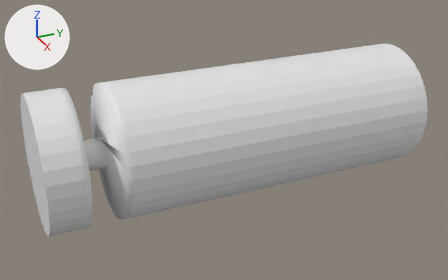
The FBX model assets/newPlayer.fbx as it was, and as the next commit left it.
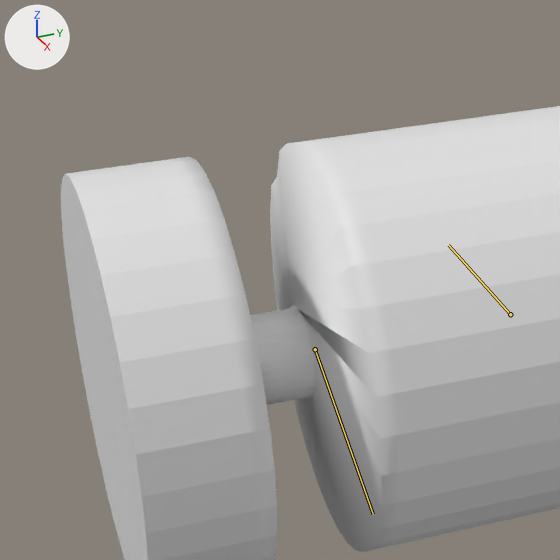
There are two pictures of each version: one whole from a 50 mm camera at (0.0404, -0.0338, 0.0194) aimed at (0.0001, -0.0157, -0.0007), one close up on the part from 0% to 42% of the width and 13% to 79% of the height. Every picture has the same lights, and +X, +Y and +Z are marked at upper left. Both versions are drawn at frame 2 of the action 'Default Take'; the numbers are the values there. The bones that bend it are drawn over the model as lines in the close-ups.
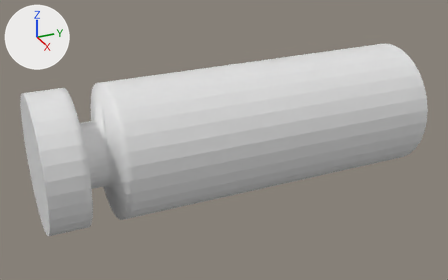
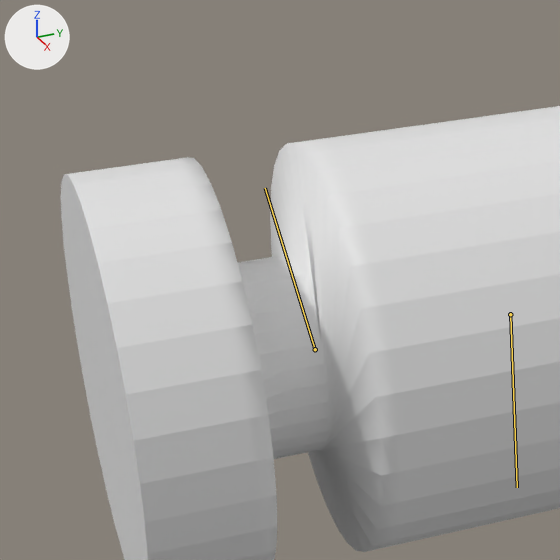
The edits, one by one:
Bone 'Bone_006' (bone_bone_006) turns from (155, 0, 0) to (-123, 0, 0) degrees about its own x, y and z.

Changed parts and their boxes (x1, y1, x2, y2) in the close-ups (560 x 560 px):
'Cylinder', posed
    both: (61, 106, 560, 560)
bone 'Bone_006', root to tip
    before: (315, 349) to (373, 514)
    after: (315, 349) to (265, 188)
